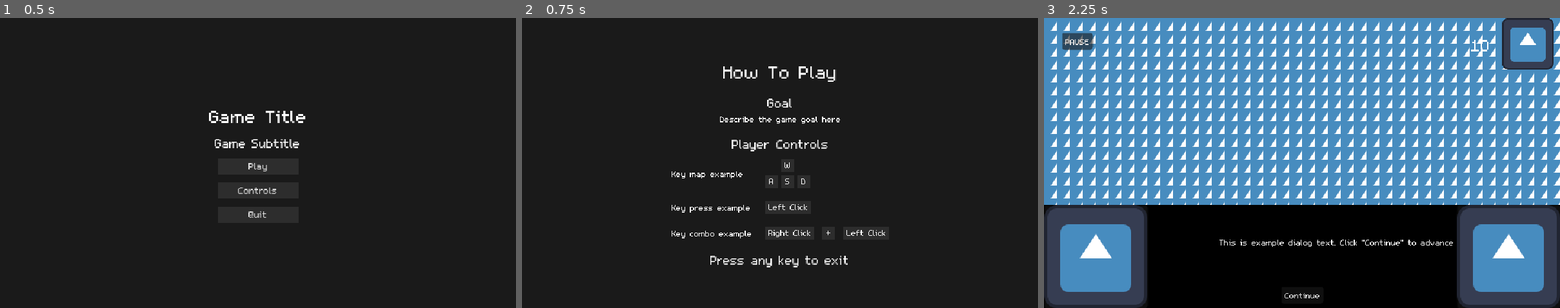
Above: before the commit, frames 1-3 (left to right).
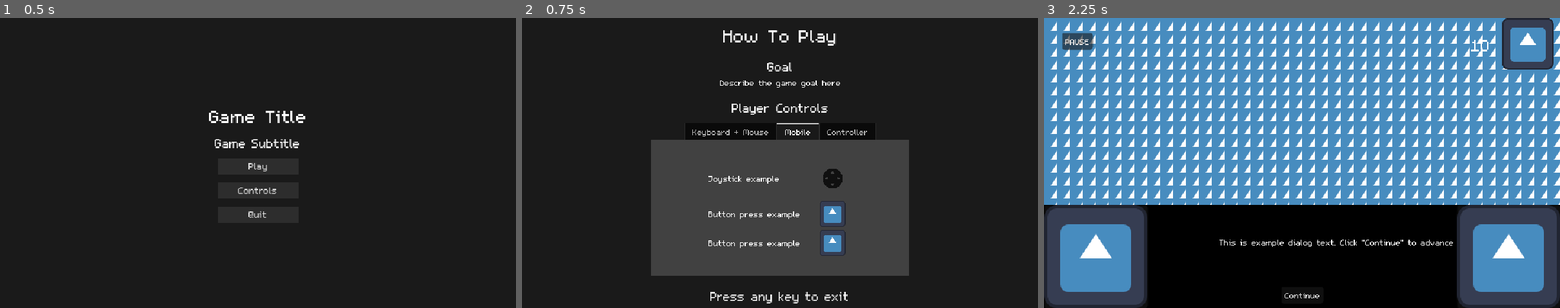
Above: after the commit, the same moments.

Repository: Splashy-Inc/2d-game-template
Game: Godot game, scene res://SCENES/screen_manager.tscn
The game is run twice, just before and just after one commit, with the same random seed, the same clock (stepped at 60 frames per second) and the same inputs. The engine's default icon, where the game draws it, is replaced by a stand-in: a white triangle on a blue panel in a dark square.
Inputs (mouse positions are in pixels of both pictures, inside the frame that each line leads up to):
- Up to frame 1 (0.5 s): no input
- Up to frame 2 (0.75 s): click "Controls" at 0.5 s
- Up to frame 3 (2.25 s): tap Enter at 1.25 s; move the mouse to (1415, 148) at 1.27 s; click (1415, 148) at 1.42 s; click "Play" at 2 s

Frame 1 is identical in both runs. In frame 2, 23% of the frame differs, in the area x 25-75%, y 4-99%; in frame 3, nothing differs.

Commit message:
Add multiple control types for controls menu
When showing the controls menu, if on mobile, show mobile controls, if not then if controller connected, show controller controls, if not then show keyboard and mouse controls.

Also allow choosing what control type shows by selecting the respective tab.

ALSO switch to controller or mobile controls if an input event from either is detected

Diff:
--- a/SCENES/GUI/controls_screen.tscn
+++ b/SCENES/GUI/controls_screen.tscn
@@ -1,7 +1,13 @@
-[gd_scene load_steps=3 format=3 uid="uid://c6tdu4r5v8bbs"]
+[gd_scene load_steps=7 format=3 uid="uid://c6tdu4r5v8bbs"]
 
 [ext_resource type="Script" path="res://SCRIPTS/controls_screen.gd" id="1_tvbxo"]
+[ext_resource type="Script" path="res://SCRIPTS/controls_tab_container.gd" id="2_pnoft"]
 [ext_resource type="StyleBox" uid="uid://1mss4twkxib3" path="res://button_box.tres" id="2_tn6xa"]
+[ext_resource type="Texture2D" uid="uid://bsnl2lvtbxral" path="res://ASSETS/Art/joystick/Joystick.png" id="3_1l55u"]
+[ext_resource type="Texture2D" uid="uid://b4n6irf1jephl" path="res://icon.svg" id="4_lo2b3"]
+
+[sub_resource type="StyleBoxFlat" id="StyleBoxFlat_vwyni"]
+bg_color = Color(0.255659, 0.255659, 0.255659, 1)
 
 [node name="HowToPlayScreen" type="Control"]
 custom_minimum_size = Vector2(640, 360)
@@ -61,38 +67,51 @@
 text = "Player Controls"
 horizontal_alignment = 1
 
-[node name="Controls" type="HBoxContainer" parent="ScreenRows/PlayerControl"]
-layout_mode = 2
-
-[node name="SpacerRight" type="Control" parent="ScreenRows/PlayerControl/Controls"]
-layout_mode = 2
-size_flags_horizontal = 3
-
-[node name="ControlsGrid" type="GridContainer" parent="ScreenRows/PlayerControl/Controls"]
-layout_mode = 2
+[node name="ControlsTabContainer" type="TabContainer" parent="ScreenRows/PlayerControl"]
+custom_minimum_size = Vector2(320, 190)
+layout_mode = 2
+size_flags_horizontal = 4
+theme_override_styles/panel = SubResource("StyleBoxFlat_vwyni")
+tab_alignment = 1
+current_tab = 0
+script = ExtResource("2_pnoft")
+
+[node name="Keyboard + Mouse" type="HBoxContainer" parent="ScreenRows/PlayerControl/ControlsTabContainer"]
+layout_mode = 2
+alignment = 1
+metadata/_tab_index = 0
+
+[node name="SpacerRight" type="Control" parent="ScreenRows/PlayerControl/ControlsTabContainer/Keyboard + Mouse"]
+layout_mode = 2
+size_flags_horizontal = 3
+
+[node name="ControlsGrid" type="GridContainer" parent="ScreenRows/PlayerControl/ControlsTabContainer/Keyboard + Mouse"]
+layout_mode = 2
+size_flags_horizontal = 4
+size_flags_vertical = 4
 theme_override_constants/h_separation = 16
 theme_override_constants/v_separation = 16
 columns = 2
 
-[node name="Control1Name" type="Label" parent="ScreenRows/PlayerControl/Controls/ControlsGrid"]
+[node name="Control1Name" type="Label" parent="ScreenRows/PlayerControl/ControlsTabContainer/Keyboard + Mouse/ControlsGrid"]
 layout_mode = 2
 theme_override_font_sizes/font_size = 16
 text = "Key map example"
 
-[node name="Control1Grid" type="GridContainer" parent="ScreenRows/PlayerControl/Controls/ControlsGrid"]
+[node name="Control1Grid" type="GridContainer" parent="ScreenRows/PlayerControl/ControlsTabContainer/Keyboard + Mouse/ControlsGrid"]
 layout_mode = 2
 size_flags_horizontal = 0
 theme_override_constants/h_separation = 4
 theme_override_constants/v_separation = 4
 columns = 3
 
-[node name="ControlValue" type="Label" parent="ScreenRows/PlayerControl/Controls/ControlsGrid/Control1Grid"]
-custom_minimum_size = Vector2(16, 16)
-layout_mode = 2
-theme_override_font_sizes/font_size = 16
-horizontal_alignment = 1
-
-[node name="ControlValue2" type="Label" parent="ScreenRows/PlayerControl/Controls/ControlsGrid/Control1Grid"]
+[node name="ControlValue" type="Label" parent="ScreenRows/PlayerControl/ControlsTabContainer/Keyboard + Mouse/ControlsGrid/Control1Grid"]
+custom_minimum_size = Vector2(16, 16)
+layout_mode = 2
+theme_override_font_sizes/font_size = 16
+horizontal_alignment = 1
+
+[node name="ControlValue2" type="Label" parent="ScreenRows/PlayerControl/ControlsTabContainer/Keyboard + Mouse/ControlsGrid/Control1Grid"]
 custom_minimum_size = Vector2(16, 16)
 layout_mode = 2
 theme_override_font_sizes/font_size = 16
@@ -100,13 +119,13 @@
 text = "W"
 horizontal_alignment = 1
 
-[node name="ControlValue3" type="Label" parent="ScreenRows/PlayerControl/Controls/ControlsGrid/Control1Grid"]
-custom_minimum_size = Vector2(16, 16)
-layout_mode = 2
-theme_override_font_sizes/font_size = 16
-horizontal_alignment = 1
-
-[node name="ControlValue4" type="Label" parent="ScreenRows/PlayerControl/Controls/ControlsGrid/Control1Grid"]
+[node name="ControlValue3" type="Label" parent="ScreenRows/PlayerControl/ControlsTabContainer/Keyboard + Mouse/ControlsGrid/Control1Grid"]
+custom_minimum_size = Vector2(16, 16)
+layout_mode = 2
+theme_override_font_sizes/font_size = 16
+horizontal_alignment = 1
+
+[node name="ControlValue4" type="Label" parent="ScreenRows/PlayerControl/ControlsTabContainer/Keyboard + Mouse/ControlsGrid/Control1Grid"]
 custom_minimum_size = Vector2(16, 16)
 layout_mode = 2
 theme_override_font_sizes/font_size = 16
@@ -114,7 +133,7 @@
 text = "A"
 horizontal_alignment = 1
 
-[node name="ControlValue5" type="Label" parent="ScreenRows/PlayerControl/Controls/ControlsGrid/Control1Grid"]
+[node name="ControlValue5" type="Label" parent="ScreenRows/PlayerControl/ControlsTabContainer/Keyboard + Mouse/ControlsGrid/Control1Grid"]
 custom_minimum_size = Vector2(16, 16)
 layout_mode = 2
 theme_override_font_sizes/font_size = 16
@@ -122,7 +141,7 @@
 text = "S"
 horizontal_alignment = 1
 
-[node name="ControlValue6" type="Label" parent="ScreenRows/PlayerControl/Controls/ControlsGrid/Control1Grid"]
+[node name="ControlValue6" type="Label" parent="ScreenRows/PlayerControl/ControlsTabContainer/Keyboard + Mouse/ControlsGrid/Control1Grid"]
 custom_minimum_size = Vector2(16, 16)
 layout_mode = 2
 theme_override_font_sizes/font_size = 16
@@ -130,12 +149,12 @@
 text = "D"
 horizontal_alignment = 1
 
-[node name="Control2Name" type="Label" parent="ScreenRows/PlayerControl/Controls/ControlsGrid"]
+[node name="Control2Name" type="Label" parent="ScreenRows/PlayerControl/ControlsTabContainer/Keyboard + Mouse/ControlsGrid"]
 layout_mode = 2
 theme_override_font_sizes/font_size = 16
 text = "Key press example"
 
-[node name="Control2Button" type="Label" parent="ScreenRows/PlayerControl/Controls/ControlsGrid"]
+[node name="Control2Button" type="Label" parent="ScreenRows/PlayerControl/ControlsTabContainer/Keyboard + Mouse/ControlsGrid"]
 custom_minimum_size = Vector2(57, 16)
 layout_mode = 2
 size_flags_horizontal = 0
@@ -144,17 +163,17 @@
 text = "Left Click"
 horizontal_alignment = 1
 
-[node name="Control3Name" type="Label" parent="ScreenRows/PlayerControl/Controls/ControlsGrid"]
+[node name="Control3Name" type="Label" parent="ScreenRows/PlayerControl/ControlsTabContainer/Keyboard + Mouse/ControlsGrid"]
 layout_mode = 2
 theme_override_font_sizes/font_size = 16
 text = "Key combo example"
 
-[node name="Control3Combo" type="HBoxContainer" parent="ScreenRows/PlayerControl/Controls/ControlsGrid"]
+[node name="Control3Combo" type="HBoxContainer" parent="ScreenRows/PlayerControl/ControlsTabContainer/Keyboard + Mouse/ControlsGrid"]
 layout_mode = 2
 size_flags_horizontal = 0
 theme_override_constants/separation = 10
 
-[node name="ControlButton1" type="Label" parent="ScreenRows/PlayerControl/Controls/ControlsGrid/Control3Combo"]
+[node name="ControlButton1" type="Label" parent="ScreenRows/PlayerControl/ControlsTabContainer/Keyboard + Mouse/ControlsGrid/Control3Combo"]
 custom_minimum_size = Vector2(61, 16)
 layout_mode = 2
 theme_override_font_sizes/font_size = 16
@@ -162,7 +181,7 @@
 text = "Right Click"
 horizontal_alignment = 1
 
-[node name="Plus" type="Label" parent="ScreenRows/PlayerControl/Controls/ControlsGrid/Control3Combo"]
+[node name="Plus" type="Label" parent="ScreenRows/PlayerControl/ControlsTabContainer/Keyboard + Mouse/ControlsGrid/Control3Combo"]
 custom_minimum_size = Vector2(16, 16)
 layout_mode = 2
 theme_override_font_sizes/font_size = 16
@@ -170,7 +189,7 @@
 text = "+"
 horizontal_alignment = 1
 
-[node name="ControlButton2" type="Label" parent="ScreenRows/PlayerControl/Controls/ControlsGrid/Control3Combo"]
+[node name="ControlButton2" type="Label" parent="ScreenRows/PlayerControl/ControlsTabContainer/Keyboard + Mouse/ControlsGrid/Control3Combo"]
 custom_minimum_size = Vector2(57, 16)
 layout_mode = 2
 theme_override_font_sizes/font_size = 16
@@ -178,7 +197,214 @@
 text = "Left Click"
 horizontal_alignment = 1
 
-[node name="SpacerLeft" type="Control" parent="ScreenRows/PlayerControl/Controls"]
+[node name="SpacerLeft" type="Control" parent="ScreenRows/PlayerControl/ControlsTabContainer/Keyboard + Mouse"]
+layout_mode = 2
+size_flags_horizontal = 3
+
+[node name="Mobile" type="HBoxContainer" parent="ScreenRows/PlayerControl/ControlsTabContainer"]
+visible = false
+layout_mode = 2
+alignment = 1
+metadata/_tab_index = 1
+
+[node name="SpacerRight" type="Control" parent="ScreenRows/PlayerControl/ControlsTabContainer/Mobile"]
+layout_mode = 2
+size_flags_horizontal = 3
+
+[node name="ControlsGrid" type="GridContainer" parent="ScreenRows/PlayerControl/ControlsTabContainer/Mobile"]
+layout_mode = 2
+size_flags_horizontal = 4
+size_flags_vertical = 4
+theme_override_constants/h_separation = 16
+columns = 2
+
+[node name="Control1Name" type="Label" parent="ScreenRows/PlayerControl/ControlsTabContainer/Mobile/ControlsGrid"]
+layout_mode = 2
+theme_override_font_sizes/font_size = 16
+text = "Joystick example"
+
+[node name="TextureRect" type="TextureRect" parent="ScreenRows/PlayerControl/ControlsTabContainer/Mobile/ControlsGrid"]
+custom_minimum_size = Vector2(0, 48)
+layout_mode = 2
+texture = ExtResource("3_1l55u")
+expand_mode = 3
+stretch_mode = 4
+
+[node name="Control2Name" type="Label" parent="ScreenRows/PlayerControl/ControlsTabContainer/Mobile/ControlsGrid"]
+layout_mode = 2
+theme_override_font_sizes/font_size = 16
+text = "Button press example"
+
+[node name="TextureRect2" type="TextureRect" parent="ScreenRows/PlayerControl/ControlsTabContainer/Mobile/ControlsGrid"]
+custom_minimum_size = Vector2(0, 32)
+layout_mode = 2
+size_flags_horizontal = 4
+texture = ExtResource("4_lo2b3")
+expand_mode = 3
+stretch_mode = 4
+
+[node name="Control3Name" type="Label" parent="ScreenRows/PlayerControl/ControlsTabContainer/Mobile/ControlsGrid"]
+layout_mode = 2
+theme_override_font_sizes/font_size = 16
+text = "Button press example"
+
+[node name="TextureRect3" type="TextureRect" parent="ScreenRows/PlayerControl/ControlsTabContainer/Mobile/ControlsGrid"]
+custom_minimum_size = Vector2(0, 32)
+layout_mode = 2
+size_flags_horizontal = 4
+texture = ExtResource("4_lo2b3")
+expand_mode = 3
+stretch_mode = 4
+
+[node name="SpacerLeft" type="Control" parent="ScreenRows/PlayerControl/ControlsTabContainer/Mobile"]
+layout_mode = 2
+size_flags_horizontal = 3
+
+[node name="Controller" type="HBoxContainer" parent="ScreenRows/PlayerControl/ControlsTabContainer"]
+visible = false
+layout_mode = 2
+metadata/_tab_index = 2
+
+[node name="SpacerRight" type="Control" parent="ScreenRows/PlayerControl/ControlsTabContainer/Controller"]
+layout_mode = 2
+size_flags_horizontal = 3
+
+[node name="ControlsGrid" type="GridContainer" parent="ScreenRows/PlayerControl/ControlsTabContainer/Controller"]
+layout_mode = 2
+size_flags_horizontal = 4
+size_flags_vertical = 4
+theme_override_constants/h_separation = 16
+theme_override_constants/v_separation = 16
+columns = 2
+
+[node name="Control1Name" type="Label" parent="ScreenRows/PlayerControl/ControlsTabContainer/Controller/ControlsGrid"]
+layout_mode = 2
+theme_override_font_sizes/font_size = 16
+text = "Button map example"
+
+[node name="Control1Grid" type="GridContainer" parent="ScreenRows/PlayerControl/ControlsTabContainer/Controller/ControlsGrid"]
+layout_mode = 2
+size_flags_horizontal = 0
+theme_override_constants/h_separation = 4
+theme_override_constants/v_separation = 4
+columns = 3
+
+[node name="ControlValue" type="Label" parent="ScreenRows/PlayerControl/ControlsTabContainer/Controller/ControlsGrid/Control1Grid"]
+custom_minimum_size = Vector2(24, 24)
+layout_mode = 2
+theme_override_font_sizes/font_size = 16
+horizontal_alignment = 1
+
+[node name="ControlValue2" type="Label" parent="ScreenRows/PlayerControl/ControlsTabContainer/Controller/ControlsGrid/Control1Grid"]
+custom_minimum_size = Vector2(24, 24)
+layout_mode = 2
+theme_override_font_sizes/font_size = 16
+theme_override_styles/normal = ExtResource("2_tn6xa")
+text = "▲"
+horizontal_alignment = 1
+
+[node name="ControlValue3" type="Label" parent="ScreenRows/PlayerControl/ControlsTabContainer/Controller/ControlsGrid/Control1Grid"]
+custom_minimum_size = Vector2(24, 24)
+layout_mode = 2
+theme_override_font_sizes/font_size = 16
+horizontal_alignment = 1
+
+[node name="ControlValue4" type="Label" parent="ScreenRows/PlayerControl/ControlsTabContainer/Controller/ControlsGrid/Control1Grid"]
+custom_minimum_size = Vector2(24, 24)
+layout_mode = 2
+theme_override_font_sizes/font_size = 16
+theme_override_styles/normal = ExtResource("2_tn6xa")
+text = "◀"
+horizontal_alignment = 1
+
+[node name="ControlValue5" type="Label" parent="ScreenRows/PlayerControl/ControlsTabContainer/Controller/ControlsGrid/Control1Grid"]
+custom_minimum_size = Vector2(24, 24)
+layout_mode = 2
+theme_override_font_sizes/font_size = 16
+horizontal_alignment = 1
+
+[node name="ControlValue6" type="Label" parent="ScreenRows/PlayerControl/ControlsTabContainer/Controller/ControlsGrid/Control1Grid"]
+custom_minimum_size = Vector2(24, 24)
+layout_mode = 2
+theme_override_font_sizes/font_size = 16
+theme_override_styles/normal = ExtResource("2_tn6xa")
+text = "▶"
+horizontal_alignment = 1
+
+[node name="ControlValue7" type="Label" parent="ScreenRows/PlayerControl/ControlsTabContainer/Controller/ControlsGrid/Control1Grid"]
+custom_minimum_size = Vector2(24, 24)
+layout_mode = 2
+theme_override_font_sizes/font_size = 16
+horizontal_alignment = 1
+
+[node name="ControlValue8" type="Label" parent="ScreenRows/PlayerControl/ControlsTabContainer/Controller/ControlsGrid/Control1Grid"]
+custom_minimum_size = Vector2(24, 24)
+layout_mode = 2
+theme_override_font_sizes/font_size = 16
+theme_override_styles/normal = ExtResource("2_tn6xa")
+text = "▼"
+horizontal_alignment = 1
+
+[node name="ControlValue9" type="Label" parent="ScreenRows/PlayerControl/ControlsTabContainer/Controller/ControlsGrid/Control1Grid"]
+custom_minimum_size = Vector2(24, 24)
+layout_mode = 2
+theme_override_font_sizes/font_size = 16
+horizontal_alignment = 1
+
+[node name="Control2Name" type="Label" parent="ScreenRows/PlayerControl/ControlsTabContainer/Controller/ControlsGrid"]
+layout_mode = 2
+theme_override_font_sizes/font_size = 16
+text = "Button press example"
+
+[node name="Control2Button" type="Label" parent="ScreenRows/PlayerControl/ControlsTabContainer/Controller/ControlsGrid"]
+custom_minimum_size = Vector2(24, 24)
+layout_mode = 2
+size_flags_horizontal = 0
+theme_override_font_sizes/font_size = 16
+theme_override_styles/normal = ExtResource("2_tn6xa")
+text = "B"
+horizontal_alignment = 1
+vertical_alignment = 1
+
+[node name="Control3Name" type="Label" parent="ScreenRows/PlayerControl/ControlsTabContainer/Controller/ControlsGrid"]
+layout_mode = 2
+theme_override_font_sizes/font_size = 16
+text = "Button combo example"
+
+[node name="Control3Combo" type="HBoxContainer" parent="ScreenRows/PlayerControl/ControlsTabContainer/Controller/ControlsGrid"]
+layout_mode = 2
+size_flags_horizontal = 0
+theme_override_constants/separation = 10
+
+[node name="Control2Button" type="Label" parent="ScreenRows/PlayerControl/ControlsTabContainer/Controller/ControlsGrid/Control3Combo"]
+custom_minimum_size = Vector2(24, 24)
+layout_mode = 2
+size_flags_horizontal = 0
+theme_override_font_sizes/font_size = 16
+theme_override_styles/normal = ExtResource("2_tn6xa")
+text = "A"
+horizontal_alignment = 1
+vertical_alignment = 1
+
+[node name="Plus" type="Label" parent="ScreenRows/PlayerControl/ControlsTabContainer/Controller/ControlsGrid/Control3Combo"]
+custom_minimum_size = Vector2(16, 16)
+layout_mode = 2
+theme_override_font_sizes/font_size = 16
+theme_override_styles/normal = ExtResource("2_tn6xa")
+text = "+"
+horizontal_alignment = 1
+
+[node name="Control2Button2" type="Label" parent="ScreenRows/PlayerControl/ControlsTabContainer/Controller/ControlsGrid/Control3Combo"]
+custom_minimum_size = Vector2(24, 24)
+layout_mode = 2
+size_flags_horizontal = 0
+theme_override_font_sizes/font_size = 16
+theme_override_styles/normal = ExtResource("2_tn6xa")
+text = "X"
+horizontal_alignment = 1
+vertical_alignment = 1
+
+[node name="SpacerLeft" type="Control" parent="ScreenRows/PlayerControl/ControlsTabContainer/Controller"]
 layout_mode = 2
 size_flags_horizontal = 3
 
--- /dev/null
+++ b/SCRIPTS/controls_tab_container.gd
@@ -0,0 +1,26 @@
+extends TabContainer
+
+enum Tabs {
+	KEYBOARD_AND_MOUSE,
+	MOBILE,
+	CONTROLLER,
+}
+
+# Called when the node enters the scene tree for the first time.
+func _ready() -> void:
+	if OS.has_feature("web_android") or OS.has_feature("web_ios") or OS.has_feature("mobile"):
+		current_tab = Tabs.MOBILE
+	elif Globals.joypad_connected:
+		current_tab = Tabs.CONTROLLER
+	else:
+		current_tab = Tabs.KEYBOARD_AND_MOUSE
+
+# Called every frame. 'delta' is the elapsed time since the previous frame.
+func _process(delta: float) -> void:
+	pass
+
+func _input(event: InputEvent) -> void:
+	if event is InputEventScreenTouch:
+		current_tab = Tabs.MOBILE
+	elif event is InputEventJoypadButton or event is InputEventJoypadMotion:
+		current_tab = Tabs.CONTROLLER
